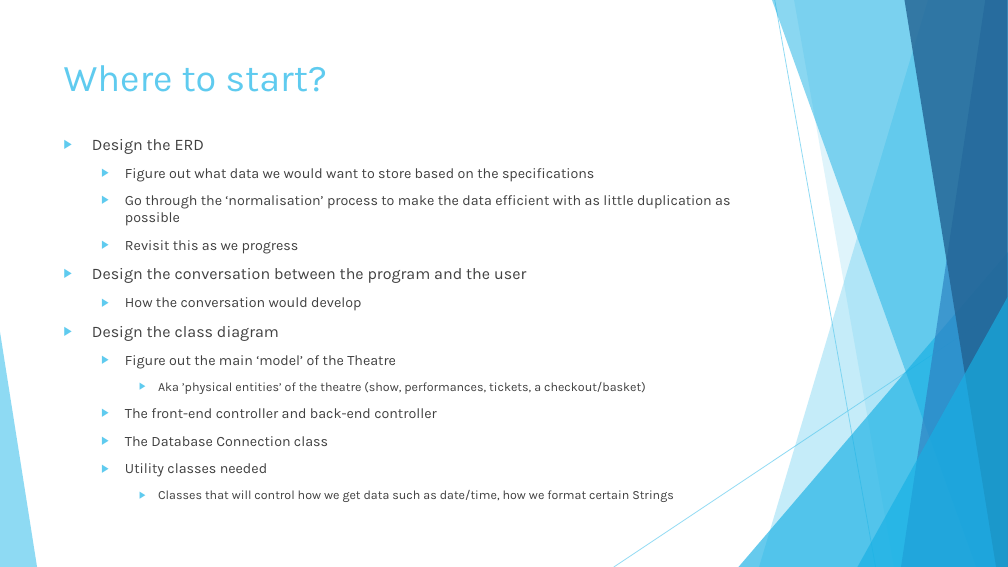
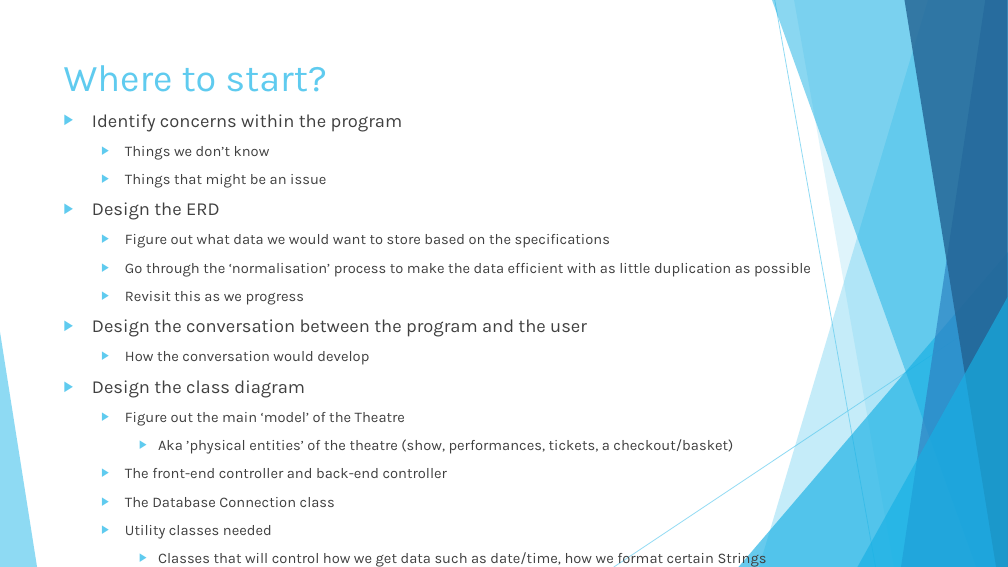
Before and after one commit to SpyroFenton/theTheatreRoyal, a slide deck: slide 3 of Presentations/Technical Presentation.pptx. Drawn at 1008x567 pixels with LibreOffice and Linux fonts; fonts in the diff are those of the drawing. Boxes give left, top, right and bottom in pixels: in the first picture for what was removed or moved away, otherwise in the second. Text is boxed around its words. In the diff, an @@ line names an element or a change of style, - is before the commit and + after.

```diff
--- a/Presentations/Technical Presentation.pptx
+++ b/Presentations/Technical Presentation.pptx
@@ text "Identify concerns within the program": place and size @@
-text "Identify concerns within the program" at box(92, 139, 730, 502)
+text "Identify concerns within the program" at box(92, 114, 811, 567)
@@ text at box(92, 114, 403, 188): paragraphs added @@
+▶ Identify concerns within the program
+  ▶ Things we don’t know
+  ▶ Things that might be an issue
@@ text at box(92, 202, 811, 567): size 15.3 to 17.5 pt in "Design the ERD", "Design the conversation between the program and ...", "Design the class diagram"; size 13.6 to 14 pt in "Figure out what data we would want ...", "Go through the ‘normalisation’ process to make ...", "Revisit this as we progress", "How the conversation would develop" and 4 more places; size 11.9 to 14 pt in "Aka ’physical entities’ of the theatre (show, ...", "Classes that will control how we get ..." @@
```
Also in this commit, not shown: 2 other slides changed, 8 slides added.
